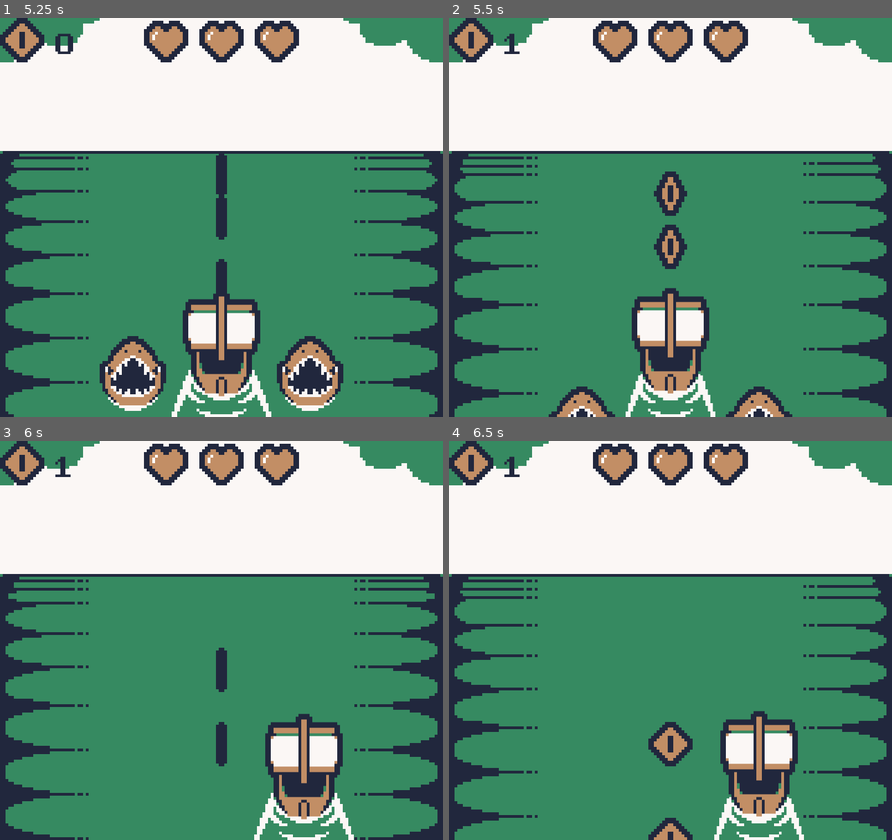
Above: before the commit, frames 1-4 (two rows, left to right).
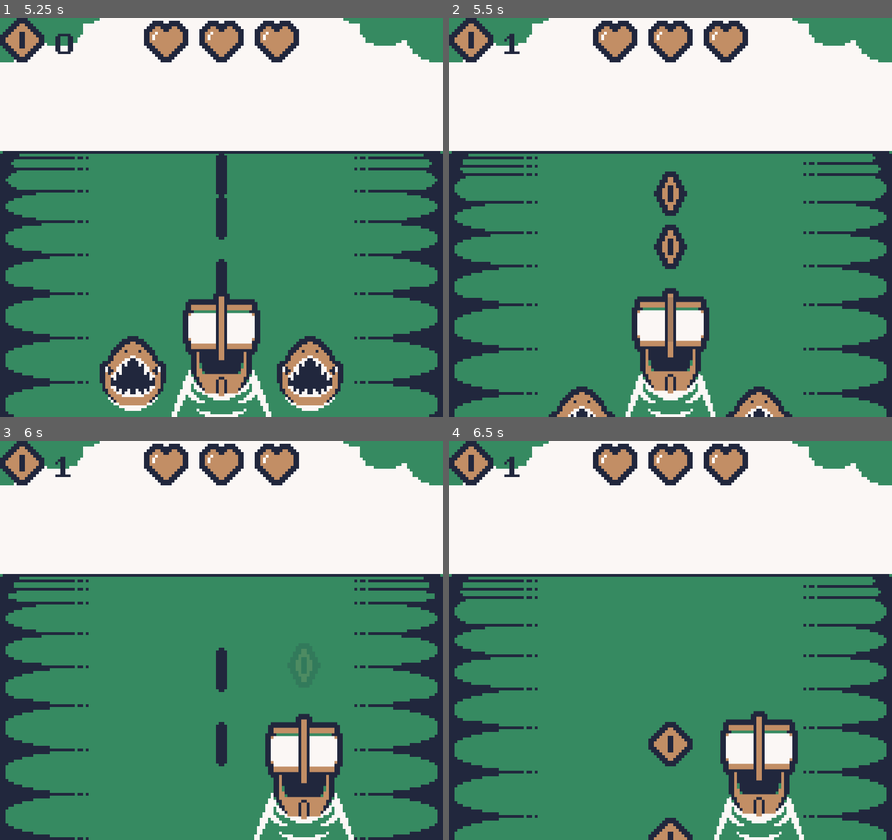
Above: after the commit, the same moments.

Repository: dr4ghs/GBJAM14
Game: Godot game, scene res://Scenes/play_scene.tscn
Same seed, same stepped clock (60 frames per second), same inputs: the game is played once before the commit and once after it. This scene is started directly instead of the project's main scene.
Inputs:
- Up to frame 1 (5.25 s): hold Right (steer_right) 0.53-1.28 s; hold Left (steer_left) 1.28-2.03 s; hold Right (steer_right) 2.03-3.53 s; hold Left (steer_left) from 3.53 s (still down)
- Up to frame 2 (5.5 s): keep holding Left (steer_left)
- Up to frame 3 (6 s): release Left (steer_left) at 5.78 s; hold Right (steer_right) from 5.78 s (still down)
- Up to frame 4 (6.5 s): keep holding Right (steer_right)

Frame 1 is identical in both runs. In frame 2, 0.1% of the frame differs, in the area x 49-51%, y 70-82%; in frame 3, less than 0.1%; in frame 4, nothing differs.

Commit message:
Implemented graphical coin pickup animation on ship
Removed player ship script

Removed game state manager

Diff:
--- a/Scenes/Prefabs/player_ship.tscn
+++ b/Scenes/Prefabs/player_ship.tscn
@@ -1,8 +1,9 @@
 [gd_scene format=3 uid="uid://dqfu4rshct0w1"]
 
-[ext_resource type="Script" uid="uid://b1psmw5t67yb8" path="res://Scripts/player_ship.gd" id="1_p4o72"]
+[ext_resource type="Script" uid="uid://corwj32far4gf" path="res://Scripts/ship.gd" id="1_jbf0a"]
 [ext_resource type="Texture2D" uid="uid://dpxu7ssuhnp1e" path="res://Assets/Sprites/trail.png" id="2_jbf0a"]
 [ext_resource type="Texture2D" uid="uid://isotmmuukf6g" path="res://Assets/Sprites/ship.png" id="3_pik1w"]
+[ext_resource type="Texture2D" uid="uid://c4t06lg00gjy" path="res://Assets/Sprites/coin.png" id="4_jbf0a"]
 
 [sub_resource type="RectangleShape2D" id="RectangleShape2D_ipgva"]
 size = Vector2(16, 24)
@@ -69,8 +70,125 @@
 &"ship_idle": SubResource("Animation_pakvq")
 }
 
+[sub_resource type="AtlasTexture" id="AtlasTexture_pik1w"]
+atlas = ExtResource("4_jbf0a")
+region = Rect2(0, 0, 16, 16)
+
+[sub_resource type="AtlasTexture" id="AtlasTexture_24gcl"]
+atlas = ExtResource("4_jbf0a")
+region = Rect2(16, 0, 16, 16)
+
+[sub_resource type="AtlasTexture" id="AtlasTexture_vssdm"]
+atlas = ExtResource("4_jbf0a")
+region = Rect2(32, 0, 16, 16)
+
+[sub_resource type="SpriteFrames" id="SpriteFrames_ipgva"]
+animations = [{
+"frames": [{
+"duration": 1.0,
+"texture": SubResource("AtlasTexture_pik1w")
+}, {
+"duration": 1.0,
+"texture": SubResource("AtlasTexture_24gcl")
+}, {
+"duration": 1.0,
+"texture": SubResource("AtlasTexture_vssdm")
+}, {
+"duration": 1.0,
+"texture": SubResource("AtlasTexture_24gcl")
+}],
+"loop": 1,
+"name": &"default",
+"speed": 10.0
+}]
+
+[sub_resource type="Animation" id="Animation_jbf0a"]
+length = 0.001
+tracks/0/type = "value"
+tracks/0/imported = false
+tracks/0/enabled = true
+tracks/0/path = NodePath(".:position:y")
+tracks/0/interp = 1
+tracks/0/loop_wrap = true
+tracks/0/keys = {
+"times": PackedFloat32Array(0),
+"transitions": PackedFloat32Array(1),
+"update": 1,
+"values": [-25.0]
+}
+tracks/1/type = "value"
+tracks/1/imported = false
+tracks/1/enabled = true
+tracks/1/path = NodePath(".:modulate:a")
+tracks/1/interp = 1
+tracks/1/loop_wrap = true
+tracks/1/keys = {
+"times": PackedFloat32Array(0),
+"transitions": PackedFloat32Array(1),
+"update": 1,
+"values": [1.0]
+}
+tracks/2/type = "value"
+tracks/2/imported = false
+tracks/2/enabled = true
+tracks/2/path = NodePath(".:visible")
+tracks/2/interp = 1
+tracks/2/loop_wrap = true
+tracks/2/keys = {
+"times": PackedFloat32Array(0),
+"transitions": PackedFloat32Array(1),
+"update": 1,
+"values": [false]
+}
+
+[sub_resource type="Animation" id="Animation_pik1w"]
+resource_name = "defualt"
+length = 0.6
+tracks/0/type = "value"
+tracks/0/imported = false
+tracks/0/enabled = true
+tracks/0/path = NodePath(".:position:y")
+tracks/0/interp = 2
+tracks/0/loop_wrap = true
+tracks/0/keys = {
+"times": PackedFloat32Array(0, 0.3),
+"transitions": PackedFloat32Array(1, 1),
+"update": 0,
+"values": [-25.0, -55.0]
+}
+tracks/1/type = "value"
+tracks/1/imported = false
+tracks/1/enabled = true
+tracks/1/path = NodePath(".:modulate:a")
+tracks/1/interp = 1
+tracks/1/loop_wrap = true
+tracks/1/keys = {
+"times": PackedFloat32Array(0, 0.3, 0.6),
+"transitions": PackedFloat32Array(1, 1, 1),
+"update": 0,
+"values": [0.0, 1.0, 0.0]
+}
+tracks/2/type = "value"
+tracks/2/imported = false
+tracks/2/enabled = true
+tracks/2/path = NodePath(".:visible")
+tracks/2/interp = 1
+tracks/2/loop_wrap = true
+tracks/2/keys = {
+"times": PackedFloat32Array(0, 0.6),
+"transitions": PackedFloat32Array(1, 1),
+"update": 1,
+"values": [true, false]
+}
+
+[sub_resource type="AnimationLibrary" id="AnimationLibrary_24gcl"]
+_data = {
+&"RESET": SubResource("Animation_jbf0a"),
+&"defualt": SubResource("Animation_pik1w")
+}
+
 [node name="PlayerShip" type="Area2D" unique_id=630683284]
-script = ExtResource("1_p4o72")
+script = ExtResource("1_jbf0a")
 
 [node name="Trail" type="Sprite2D" parent="." unique_id=962454058]
 position = Vector2(0, 4)
@@ -89,4 +207,16 @@
 libraries/ = SubResource("AnimationLibrary_knw1p")
 autoplay = &"ship_idle"
 
+[node name="Coin" type="AnimatedSprite2D" parent="." unique_id=1994309254]
+visible = false
+z_index = 10
+position = Vector2(0, -25)
+sprite_frames = SubResource("SpriteFrames_ipgva")
+autoplay = "default"
+frame = 3
+frame_progress = 0.41375318
+
+[node name="AnimationPlayer" type="AnimationPlayer" parent="Coin" unique_id=354107833]
+libraries/ = SubResource("AnimationLibrary_24gcl")
+
 [connection signal="area_entered" from="." to="." method="_on_area_entered"]
--- a/Scenes/play_scene.tscn
+++ b/Scenes/play_scene.tscn
@@ -1,6 +1,5 @@
 [gd_scene format=3 uid="uid://ciqdjthet6xcq"]
 
-[ext_resource type="Script" uid="uid://d2vkre6j4fohq" path="res://Scripts/game_state_manager.gd" id="1_p805a"]
 [ext_resource type="Script" uid="uid://do1y72rfs57e" path="res://Scripts/background.gd" id="2_5lpdq"]
 [ext_resource type="FontFile" uid="uid://dx73sdghq4d41" path="res://Fonts/game-boy-startup-font.otf" id="2_p805a"]
 [ext_resource type="Texture2D" uid="uid://nde2ijd35xup" path="res://Assets/Sprites/background.png" id="2_s0nau"]
@@ -130,10 +129,6 @@
 
 [node name="PlayScene" type="Node2D" unique_id=458439781]
 
-[node name="GameState" type="Node2D" parent="." unique_id=1420079834]
-unique_name_in_owner = true
-script = ExtResource("1_p805a")
-
 [node name="Canvas Layer" type="CanvasLayer" parent="." unique_id=327212048]
 follow_viewport_enabled = true
 
@@ -241,4 +236,6 @@
 
 [connection signal="area_entered" from="DespawnArea" to="DespawnArea" method="_on_area_entered"]
 [connection signal="damage_taken" from="PlayerShip" to="Canvas Layer/HealthBar/Layout" method="on_damage_taken"]
+[connection signal="damage_taken" from="PlayerShip" to="PlayerShip" method="_on_damage_taken"]
 [connection signal="gold_taken" from="PlayerShip" to="Canvas Layer/Golds/Layout/Label" method="on_gold_taken"]
+[connection signal="gold_taken" from="PlayerShip" to="PlayerShip" method="_on_gold_taken"]
--- a/Scripts/background.gd
+++ b/Scripts/background.gd
@@ -1,8 +1,7 @@
 class_name Background
 extends Node2D
 
-@onready var manager: GameStateManager = %GameState;
 @onready var anim_player: AnimationPlayer = $AnimationPlayer;
 
 func _process(delta: float) -> void:
-	anim_player.speed_scale = 1 + (manager.player._gold / 500)
+	anim_player.speed_scale = PlayerStats.speed
--- a/Scripts/game_state_manager.gd
+++ /dev/null
@@ -1,5 +0,0 @@
-class_name GameStateManager extends Node2D
-
-@export var ships: Array[Ship] = [];
-
-@onready var player: PlayerShip = $"../PlayerShip";
--- a/Scripts/player_ship.gd
+++ /dev/null
@@ -1,18 +0,0 @@
-class_name PlayerShip extends Ship
-
-@export var speed: float = 1;
-
-func _process(delta: float) -> void:
-	if Input.is_action_just_pressed("steer_left"):
-		if _curr_lane > 0: _curr_lane -= 1;
-	elif Input.is_action_just_pressed("steer_right"):
-		if _curr_lane < len(SpawnPoints.lanes) - 1: _curr_lane += 1;
-
-	super(delta);
-
-func _on_damage_taken(damage: int) -> void:
-	_health -= 1;
-	if _health <= 0: death.emit();
-
-func _on_gold_taken(damate: int) -> void:
-	_gold += 1;
--- a/Scripts/ship.gd
+++ b/Scripts/ship.gd
@@ -7,6 +7,7 @@
 @onready var collision_box: CollisionShape2D = $CollisionBox;
 @onready var graphics: Sprite2D = $Graphics;
 @onready var animation_player: AnimationPlayer = $AnimationPlayer;
+@onready var coin: AnimationPlayer = $Coin/AnimationPlayer
 
 @export var _health: int;
 
@@ -17,6 +18,11 @@
 	return _gold;
 
 func _process(delta: float) -> void:
+	if Input.is_action_just_pressed("steer_left"):
+		if _curr_lane > 0: _curr_lane -= 1;
+	elif Input.is_action_just_pressed("steer_right"):
+		if _curr_lane < len(SpawnPoints.lanes) - 1: _curr_lane += 1;
+
 	position.x = lerp(position.x, SpawnPoints.lanes[_curr_lane], 0.2);
 	animation_player.speed_scale = 1 + (_gold / 500)
 
@@ -25,7 +31,10 @@
 
 	if obstacle.is_damaging:
 		_health -= obstacle.damage()
-		damage_taken.emit(_health);
+		if (_health <= 0): death.emit();
+		else: damage_taken.emit(_health);
 	if obstacle.is_gold:
 		_gold += obstacle.gold()
+		coin.stop();
+		coin.play("defualt");
 		gold_taken.emit(_gold);
Not shown, removed: Scripts/game_state_manager.gd.uid
Not shown, removed: Scripts/player_ship.gd.uid
